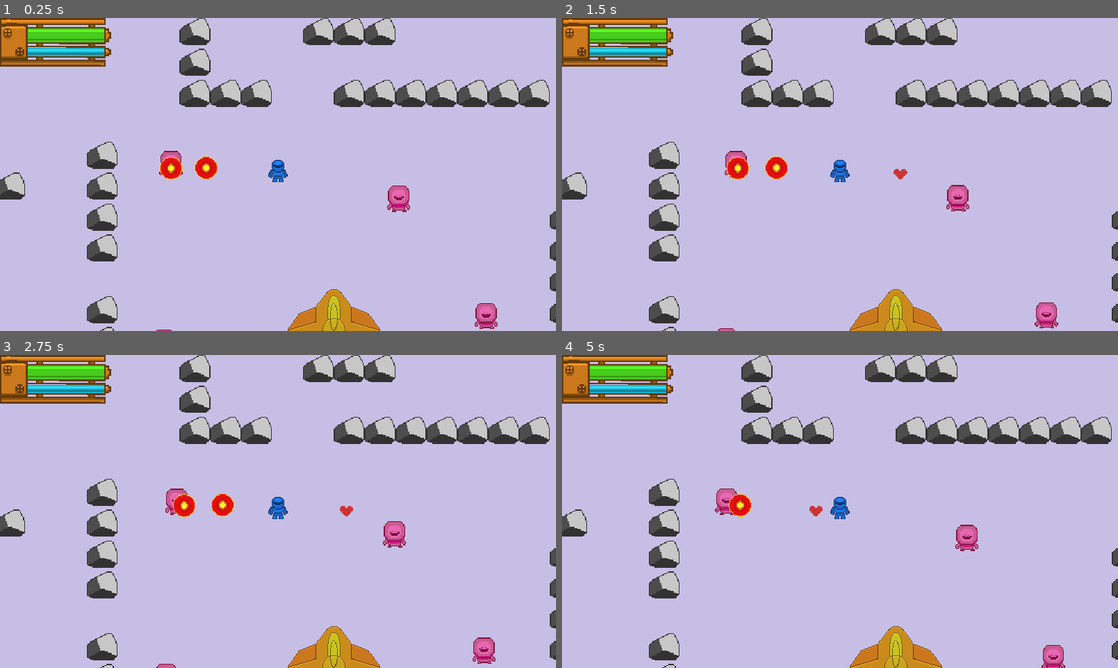
Above: before the commit, frames 1-4 (two rows, left to right).
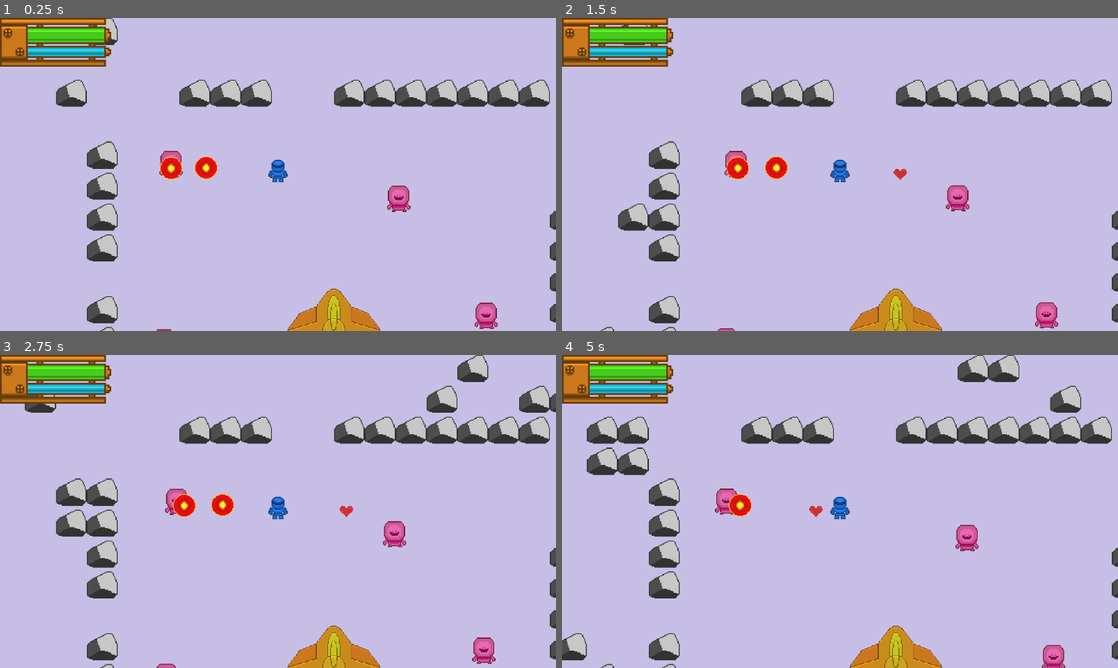
Above: after the commit, the same moments.

Repository: FREQ-E/Hanno
Game: Godot game, scene res://levels/test/test.tscn
Same seed, same stepped clock (60 frames per second), same inputs: the game is played once before the commit and once after it. Sound files missing from this copy of the repository are replaced by a short silence.
Inputs:
- Up to frame 1 (0.25 s): no input
- Up to frame 2 (1.5 s): hold Right (fire_right) 0.53-1.28 s; hold Space (sprint) 0.53-1.28 s; hold Down (fire_down) from 1.28 s (still down); tap Space (sprint) at 1.35 s
- Up to frame 3 (2.75 s): release Down (fire_down) at 2.03 s; hold Right (fire_right) from 2.03 s (still down); hold Space (sprint) from 2.03 s (still down)
- Up to frame 4 (5 s): release Right (fire_right) at 2.78 s; release Space (sprint) at 2.78 s; hold Up (fire_up) 2.78-3.53 s; tap Space (sprint) at 2.85, 4.35 s; hold Space (sprint) 3.53-4.28 s; hold Left (fire_left) from 3.53 s (still down)

The runs differ from the first frame. In frame 1, 4.2% of the frame differs, in the area x 0-100%, y 0-100%; in frame 2, 4.1%; in frame 3, 5.9%; in frame 4, 6.8%.

Commit message:
Corrected crystals and rng generation

Diff:
--- a/actors/crystals/blue_crystal.tscn
+++ b/actors/crystals/blue_crystal.tscn
@@ -6,13 +6,8 @@
 script/source = "extends CrystalBody
 
 
-func _handle_body_entered(body: Node) -> void:
-	if body is StaticBody or body is TileMap:
-		queue_free()
-
-	elif body == player:
+func _handle_player_entered() -> void:
 		player.get_node(\"MovementInput2D\").stamina += value
-		queue_free()
 "
 
 [sub_resource type="RectangleShape2D" id=2]
--- a/actors/crystals/crystal_body.gd
+++ b/actors/crystals/crystal_body.gd
@@ -15,8 +15,13 @@
 
 func _handle_node_entered(body: Node) -> void:
 	if body is StaticBody2D or body is TileMap or body is Area2D:
-		queue_free()
+		pass
 
 	elif body == player:
-		player.get_node("CrystalManager").crystals += value
-		queue_free()
+		_handle_player_entered()
+
+	queue_free()
+
+
+func _handle_player_entered() -> void:
+	player.get_node("CrystalManager").crystals += value
--- a/actors/crystals/green_crystal.tscn
+++ b/actors/crystals/green_crystal.tscn
@@ -6,13 +6,8 @@
 script/source = "extends CrystalBody
 
 
-func _handle_body_entered(body: Node) -> void:
-	if body is StaticBody or body is TileMap:
-		queue_free()
-
-	elif body == player:
+func _handle_player_entered() -> void:
 		player.get_node(\"Damageable\").health += value
-		queue_free()
 "
 
 [sub_resource type="RectangleShape2D" id=2]
@@ -50,4 +45,5 @@
 [node name="AnimatedSprite" type="AnimatedSprite" parent="."]
 scale = Vector2( 3, 3 )
 frames = SubResource( 6 )
+frame = 2
 playing = true
--- a/global_funcs.gd
+++ b/global_funcs.gd
@@ -1,4 +1,7 @@
 extends Node
+
+
+var rng := RandomNumberGenerator.new()
 
 
 func yield_and_get_group(group: String) -> Array:
--- a/levels/random_tile_map.gd
+++ b/levels/random_tile_map.gd
@@ -4,16 +4,12 @@
 
 export var max_size := Vector2(16, 16)		# the max number of cells in each axis
 export var thresholds: PoolRealArray
-export var master_seed: int
 
 
 func _ready():
-	var rng := RandomNumberGenerator.new()
-	rng.seed = master_seed
-
 	for idx in range(get_child_count()):
 		var noise: OpenSimplexNoise = get_child(idx).texture.noise
-		noise.seed = rng.randi()
+		noise.seed = GlobalFuncs.rng.randi()
 
 		for x in range(int(max_size.x)):
 			for y in range(int(max_size.y)):
--- a/levels/scene_cells/random_rocks.tscn
+++ b/levels/scene_cells/random_rocks.tscn
@@ -26,9 +26,9 @@
 centered_textures = true
 format = 1
 script = ExtResource( 1 )
-thresholds = PoolRealArray( 0.45 )
+thresholds = PoolRealArray( 0.55 )
 
 [node name="RocksNoise" type="Sprite" parent="RandomTileMap"]
 visible = false
 position = Vector2( 1024, 1024 )
-texture = SubResource( 3 )
+texture = SubResource( 2 )
--- a/project.godot
+++ b/project.godot
@@ -94,7 +94,7 @@
 "language": "GDScript",
 "path": "res://actors/player1/local_spawner.gd"
 }, {
-"base": "Node",
+"base": "Reference",
 "class": "MovementInput2D",
 "language": "GDScript",
 "path": "res://actors/base_scripts/movement_input_2d.gd"
@@ -119,7 +119,7 @@
 "language": "GDScript",
 "path": "res://levels/scene_tile_map.gd"
 }, {
-"base": "BaseBullet",
+"base": "Reference",
 "class": "SonorousBullet",
 "language": "GDScript",
 "path": "res://actors/base_scripts/sonorous_bullet.gd"
@@ -194,7 +194,7 @@
 
 window/size/width=1280
 window/size/height=720
-window/stretch/mode="2d"
+window/stretch/mode="viewport"
 window/stretch/aspect="keep_width"
 
 [input]
Not shown: 1 places in levels/scene_cells/random_rocks.tscn that only renumber resources
